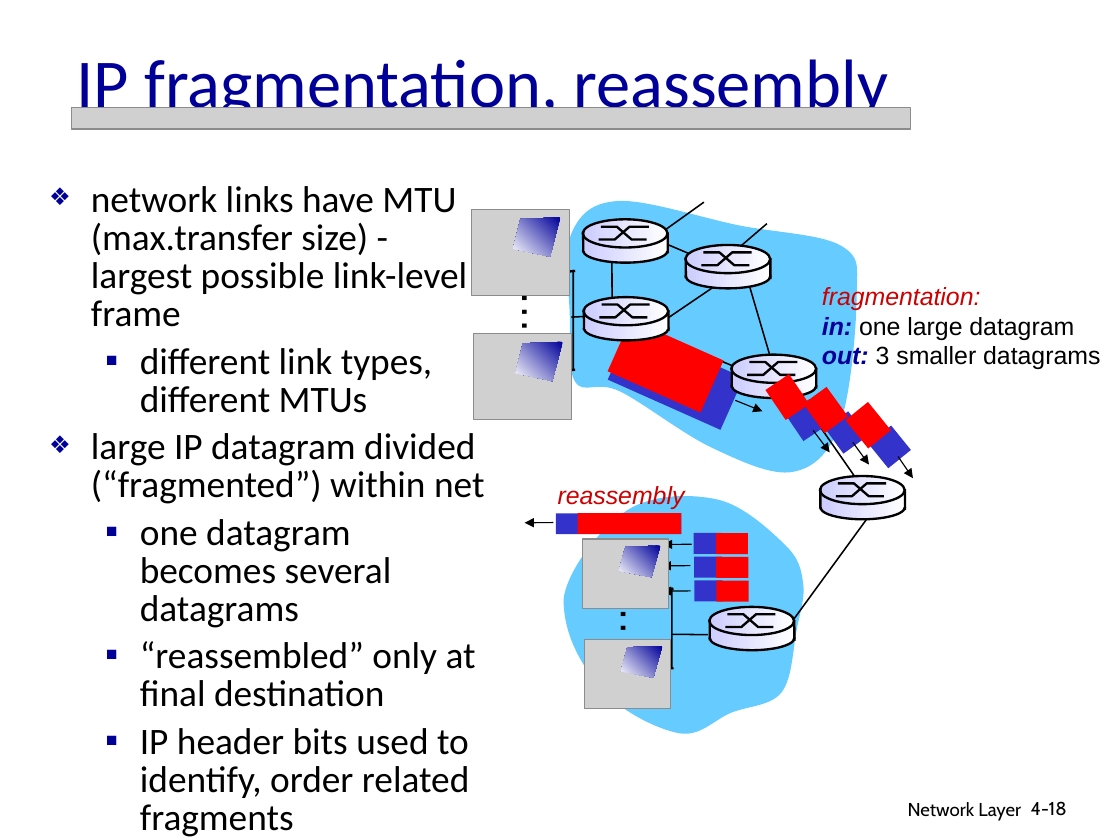
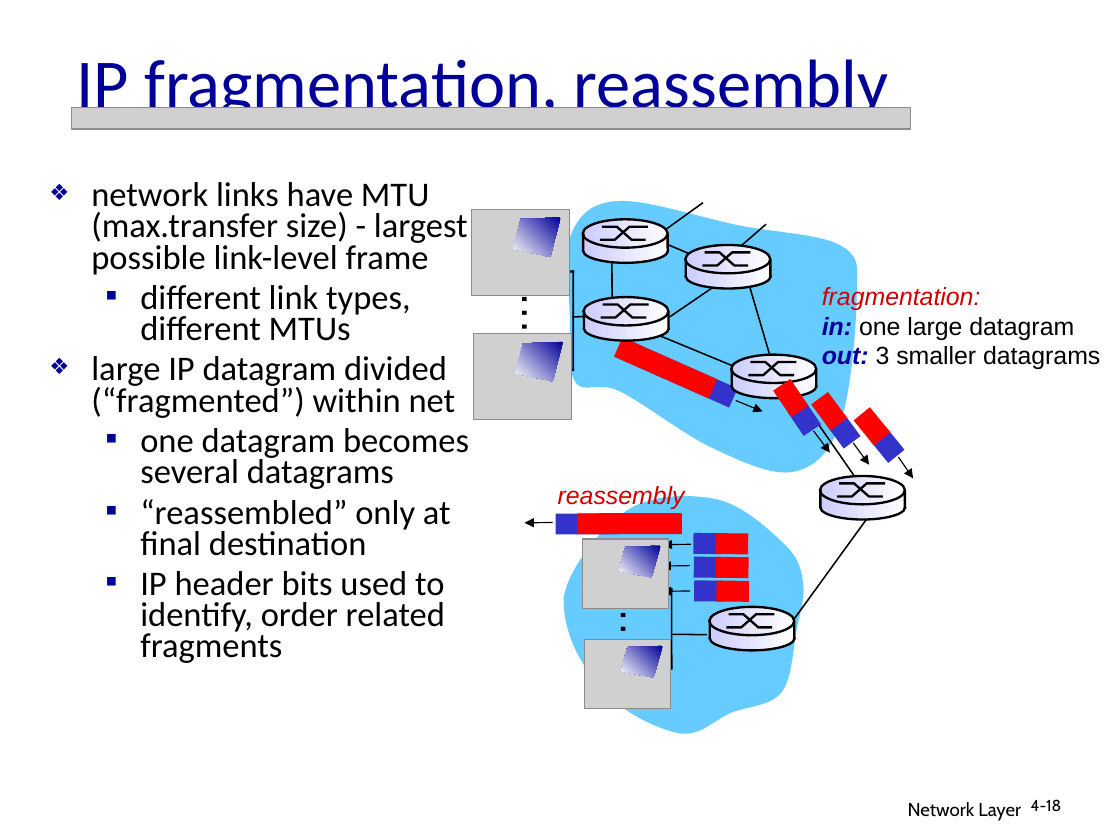
Before and after one commit to tomMoulard/PersonalSite, a slide deck: slide 18 of Main/assignment/network/Lecture_11_Ch04_Network_3.ppt. Drawn at 1120x840 pixels with LibreOffice and Linux fonts; fonts in the diff are those of the drawing; grey boxes stand for pictures. Boxes give left, top, right and bottom in pixels: in the first picture for what was removed or moved away, otherwise in the second. Text is boxed around its words. In the diff, an @@ line names an element or a change of style, - is before the commit and + after.

```diff
--- a/Main/assignment/network/Lecture_11_Ch04_Network_3.ppt
+++ b/Main/assignment/network/Lecture_11_Ch04_Network_3.ppt
@@ text "network links have MTU (max.transfer ..." at (91, 182, 469, 663): size 24 to 22.2 pt; indent changed; line spacing 0.85 to 0.75 @@
@@ outline redrawn in 5 elements at (513, 217, 560, 256), (515, 342, 562, 381), (619, 545, 661, 577), (620, 646, 662, 678), (600, 305, 648, 318) @@
@@ rectangle: place and size @@
-rectangle at (607, 328, 743, 430)
+rectangle at (614, 337, 737, 408)
@@ rectangle: place and size @@
-rectangle at (608, 319, 724, 412)
+rectangle at (614, 337, 717, 399)
@@ rectangle: place and size @@
-rectangle at (766, 374, 809, 420)
+rectangle at (773, 379, 809, 418)
@@ rectangle: place and size @@
-rectangle at (786, 399, 827, 440)
+rectangle at (788, 401, 821, 436)
@@ rectangle: place and size @@
-rectangle at (803, 387, 848, 433)
+rectangle at (811, 392, 848, 431)
@@ rectangle: place and size @@
-rectangle at (825, 411, 867, 454)
+rectangle at (827, 414, 861, 449)
@@ rectangle: place and size @@
-rectangle at (845, 403, 891, 449)
+rectangle at (853, 407, 890, 445)
@@ rectangle: place and size @@
-rectangle at (868, 426, 910, 468)
+rectangle at (871, 428, 905, 463)
@@ page number at (1031, 799, 1062, 812): size 12 to 10.2 pt; line spacing 1 to 0.9 @@
```
Also in this commit, not shown: 55 other slides changed, 37 other files.
